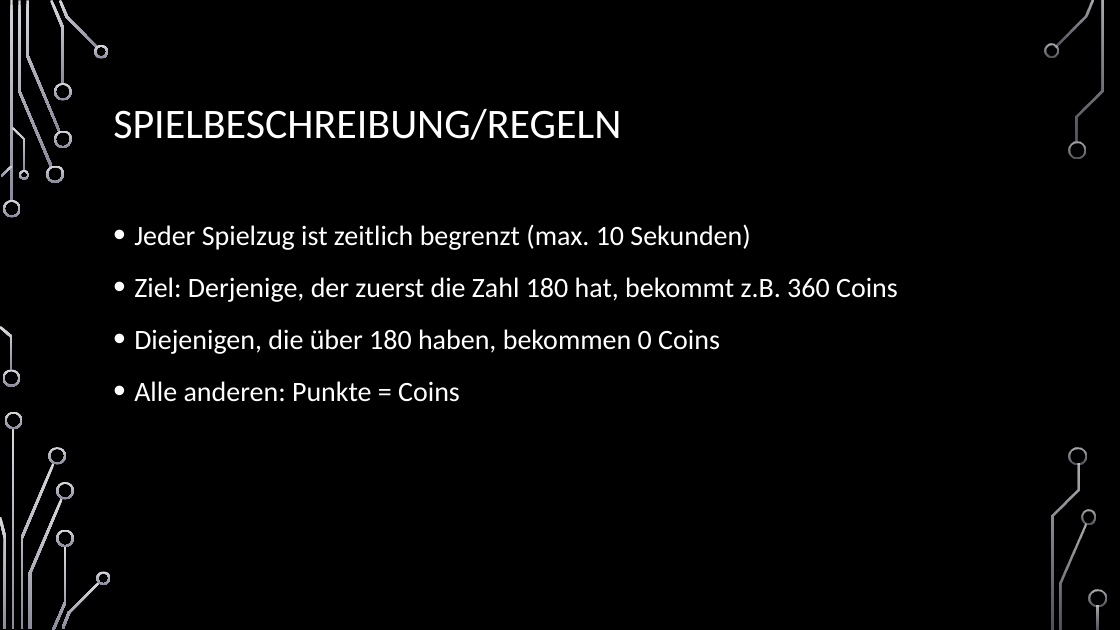
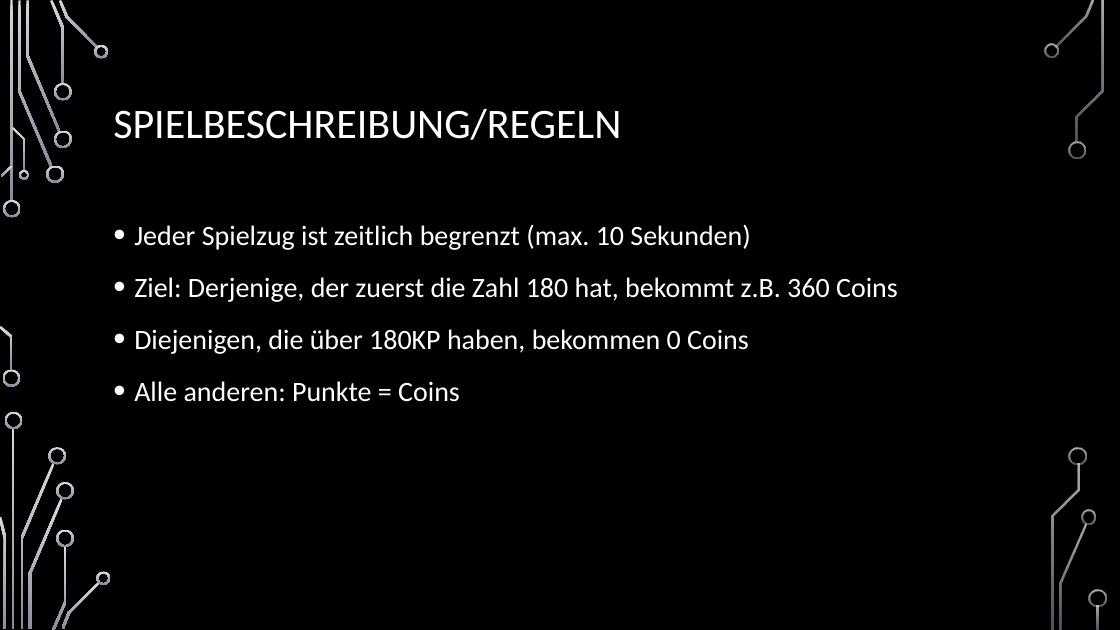
Before and after one commit to jnussbaum/TheBachelorsChaseGame, a slide deck: slide 6 of documents/Meilensteine/Meilenstein I/Meilenstein_1_Präsentation.pptx. Drawn at 1120x630 pixels with LibreOffice and Linux fonts; fonts in the diff are those of the drawing; background and template pictures are left out. Boxes give left, top, right and bottom in pixels: in the first picture for what was removed or moved away, otherwise in the second. Text is boxed around its words. In the diff, an @@ line names an element or a change of style, - is before the commit and + after.

```diff
--- a/documents/Meilensteine/Meilenstein I/Meilenstein_1_Präsentation.pptx
+++ b/documents/Meilensteine/Meilenstein I/Meilenstein_1_Präsentation.pptx
@@ text at [134,329,749,354]: text changed @@
-• Diejenigen, die über 180 haben, bekommen 0 Coins
+• Diejenigen, die über 180KP haben, bekommen 0 Coins
```
Also in this commit, not shown: 5 other slides changed, 3 other files.
